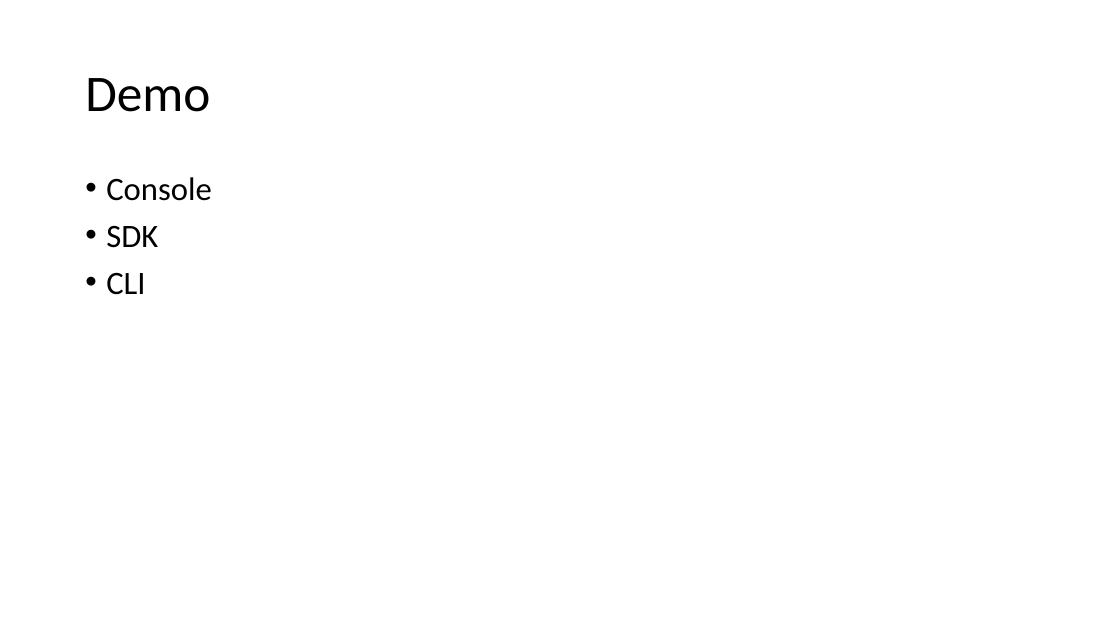
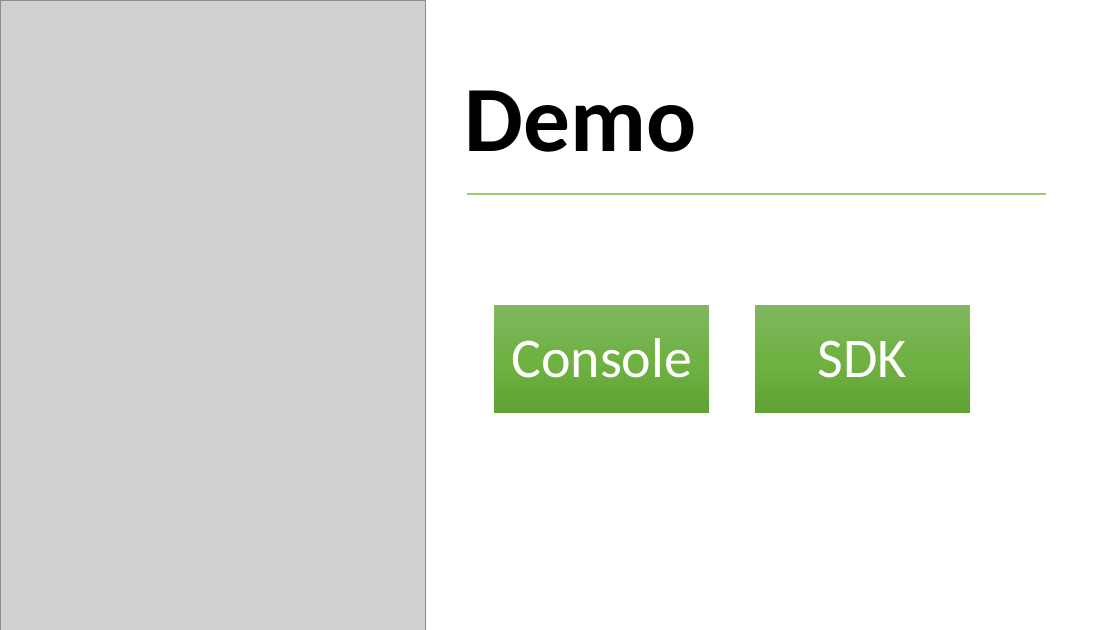
Before and after one commit to shaunkhoo/cloud-foundations, a slide deck: slide 8 of session9/cloud-foundations-sagemaker.pptx. Drawn at 1120x630 pixels with LibreOffice and Linux fonts; fonts in the diff are those of the drawing; grey boxes stand for pictures. Boxes give left, top, right and bottom in pixels: in the first picture for what was removed or moved away, otherwise in the second. Text is boxed around its words. In the diff, an @@ line names an element or a change of style, - is before the commit and + after.

```diff
--- a/session9/cloud-foundations-sagemaker.pptx
+++ b/session9/cloud-foundations-sagemaker.pptx
@@ picture added at (x1=0, y1=0, x2=426, y2=630) @@
@@ title "Demo" moved from (x1=85, y1=78, x2=210, y2=112) to (x1=465, y1=90, x2=697, y2=152) @@
@@ title "Demo" at (x1=465, y1=90, x2=697, y2=152): size 44 to 80 pt, bold on; vertical alignment middle to bottom @@
@@ text removed at (x1=106, y1=177, x2=211, y2=295) @@
-• Console
-• SDK
-• CLI
@@ line added from (467, 194) to (1047, 194), #9DCB6B 1.5 pt @@
@@ group added at (x1=494, y1=305, x2=970, y2=413): 2 rectangles, 2 texts @@
+Console
+SDK
```
Also in this commit, not shown: 12 other slides changed, 3 slides added, 4 slides removed, 3 other files.
